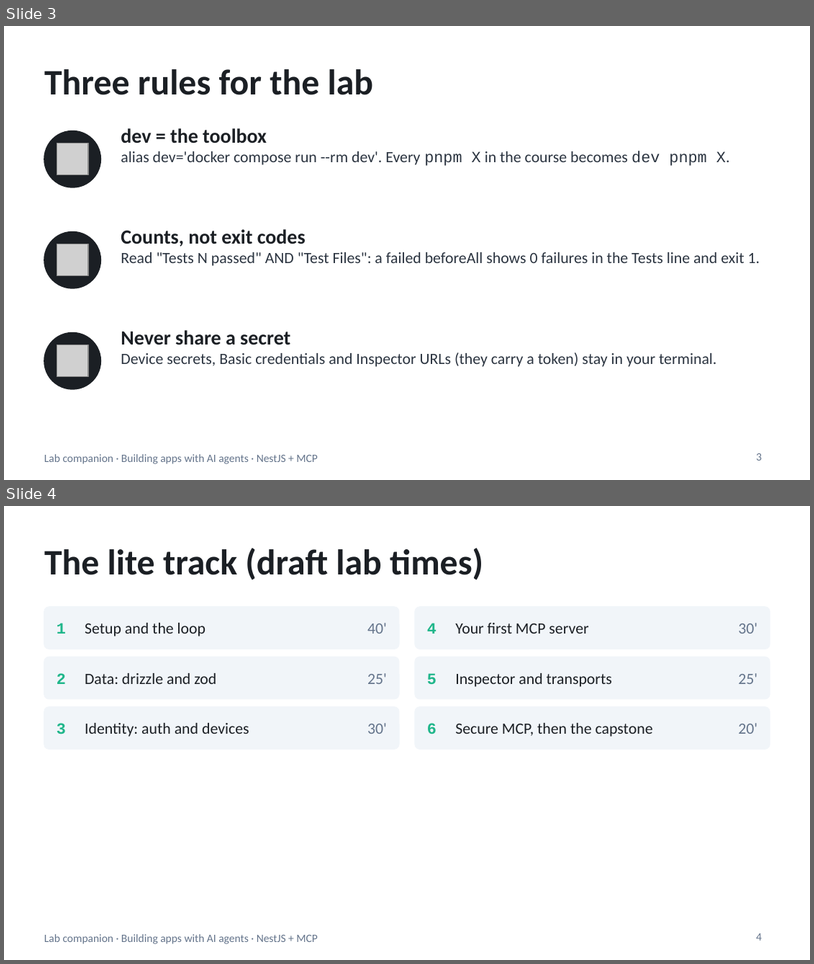
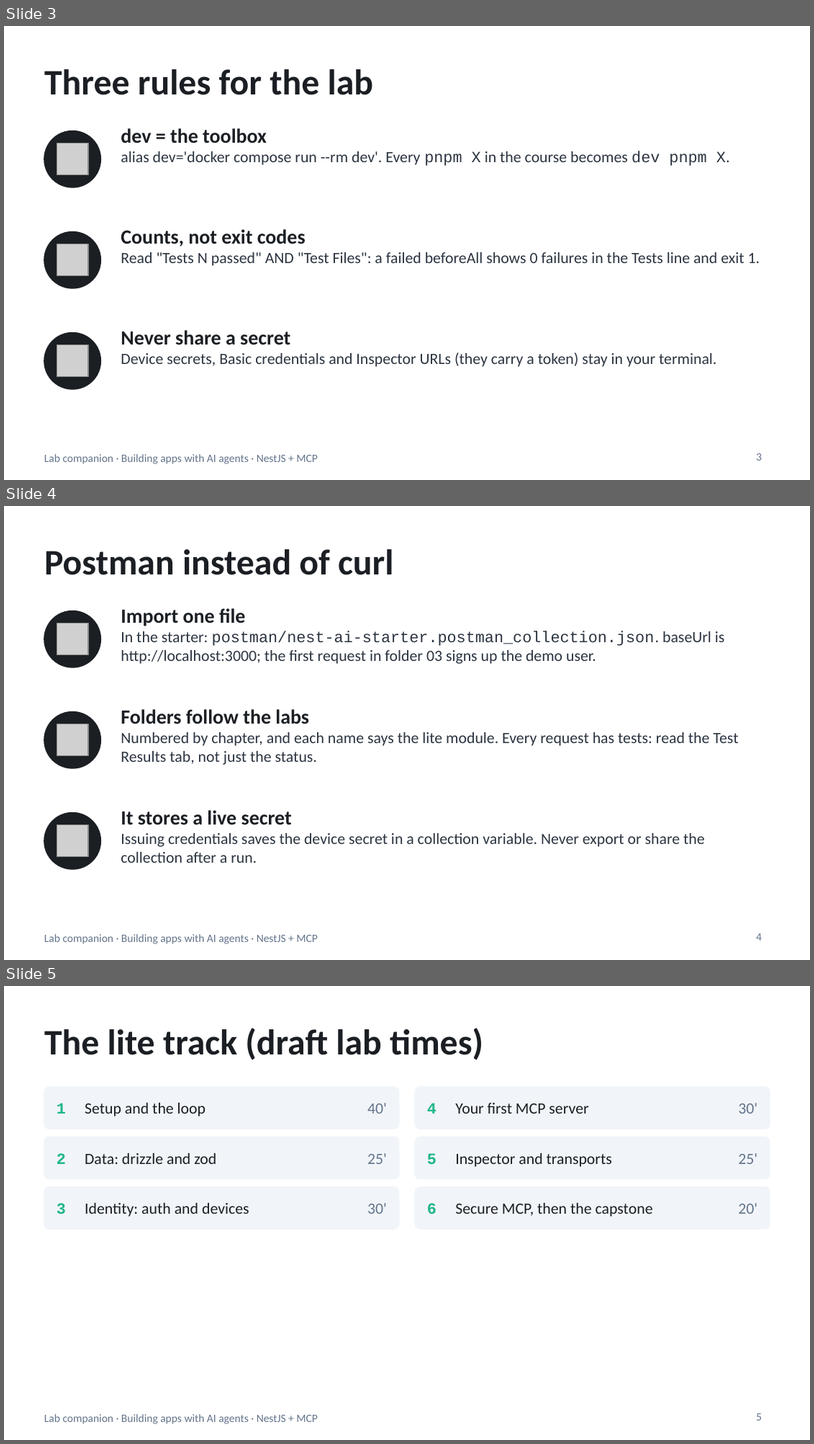
Before and after one commit to blazaga/ai-training-modules, a slide deck: docs/ai-agent-training/slides/lab-companion-lite.pptx. Shown one above the other, each under a label of ours: slides 3 and 4 before the commit, slides 3, 4 and 5 after it. The pictures are 814x964 and 814x1444 pixels, drawn with LibreOffice and Linux fonts; fonts in the diff are those of the drawing; grey boxes stand for pictures. Boxes give left, top, right and bottom in pixels: in the first picture for what was removed or moved away, otherwise in the second. Text is boxed around its words. In the diff, an @@ line names an element or a change of style, - is before the commit and + after.

```diff
--- a/docs/ai-agent-training/slides/lab-companion-lite.pptx
+++ b/docs/ai-agent-training/slides/lab-companion-lite.pptx
@@ slide 4 added at (4,506,810,960), background #FFFFFF; not listed: 1 template element that a slide beside it also shows @@
@@ title added at (44,549,394,575), 32 pt, text #1B1F24, bold @@
+Postman instead of curl
@@ ellipse added at (44,611,100,667), fill #1B1F24, outline #1B1F24 1 pt @@
@@ text added at (121,608,725,664), 14 pt, text #2B3440 @@
+Import one file
+In the starter: postman/nest-ai-starter.postman_collection.json. baseUrl is http://localhost:3000; the first request in folder 03 signs up the demo user.
@@ picture added at (57,623,88,654) @@
@@ ellipse added at (44,712,100,768), fill #1B1F24, outline #1B1F24 1 pt @@
@@ text added at (121,709,738,764), 14 pt, text #2B3440 @@
+Folders follow the labs
+Numbered by chapter, and each name says the lite module. Every request has tests: read the Test Results tab, not just the status.
@@ picture added at (57,723,88,755) @@
@@ ellipse added at (44,813,100,869), fill #1B1F24, outline #1B1F24 1 pt @@
@@ picture added at (57,824,88,856) @@
@@ text added at (121,810,705,862), 14 pt, text #2B3440 @@
+It stores a live secret
+Issuing credentials saves the device secret in a collection variable. Never export or share the collection after a run.
@@ page number added at (756,933,762,940), 10 pt, text #64748B @@
+4
@@ what was slide 4 is now slide 5 @@
@@ page number at (756,1413,762,1420): text changed @@
-4
+5
```
Also in this commit, not shown: 3 slides changed, 2 other slides added, 2 slides removed, 10 other files.
